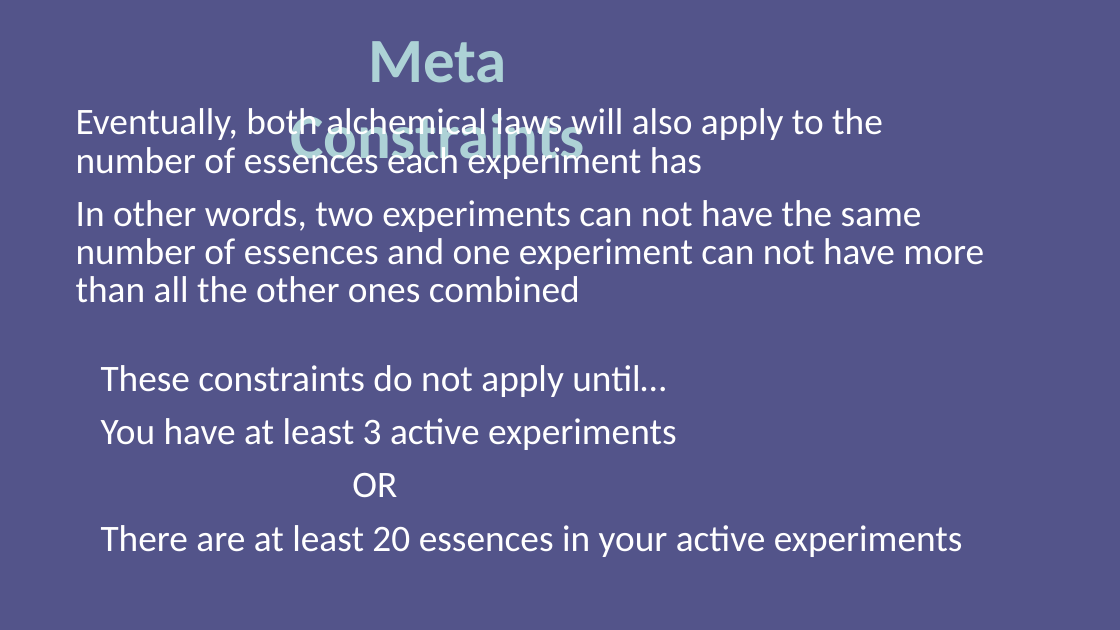
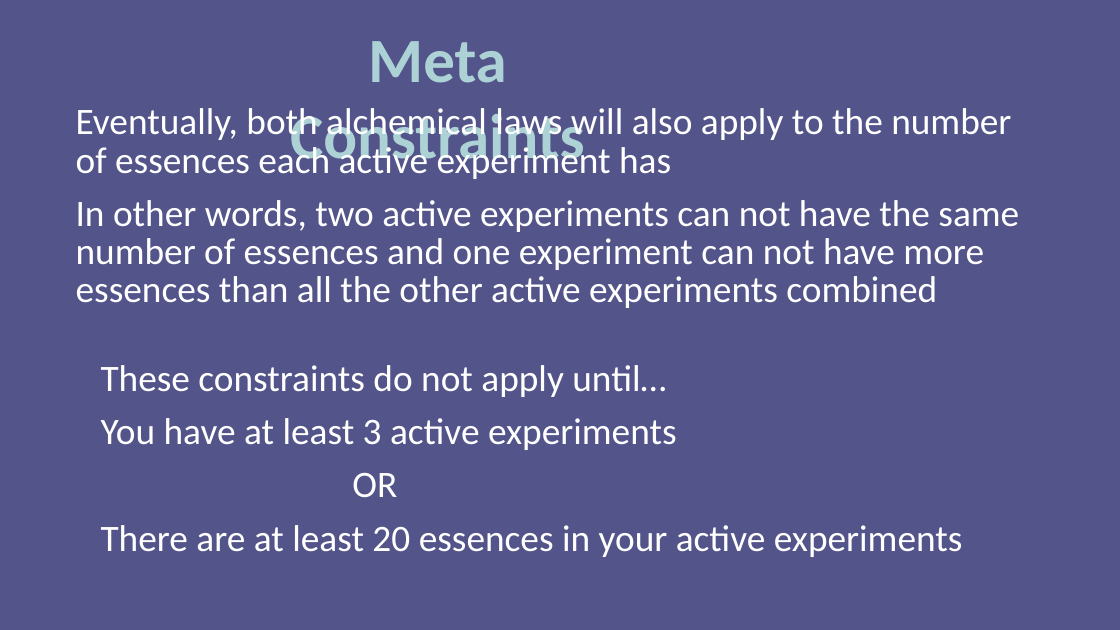
Before and after one commit to ninjacreeper47/Meriam-s-Trial, a slide deck: slide 4 of Assets/How to Play/Instructions.pptx. Drawn at 1120x630 pixels with LibreOffice and Linux fonts; fonts in the diff are those of the drawing. Boxes give left, top, right and bottom in pixels: in the first picture for what was removed or moved away, otherwise in the second. Text is boxed around its words. In the diff, an @@ line names an element or a change of style, - is before the commit and + after.

Commit message:
updated meta constraints + added essence counters

```diff
--- a/Assets/How to Play/Instructions.pptx
+++ b/Assets/How to Play/Instructions.pptx
@@ text at <box>76,108,1019,308</box>: text changed @@
-Eventually, both alchemical laws will also apply to the number of essences each experiment has
-In other words, two experiments can not have the same number of essences and one experiment can not have more than all the other ones combined
+Eventually, both alchemical laws will also apply to the number of essences each active experiment has
+In other words, two active experiments can not have the same number of essences and one experiment can not have more essences than all the other active experiments combined
```
Also in this commit, not shown: 4 other files.
